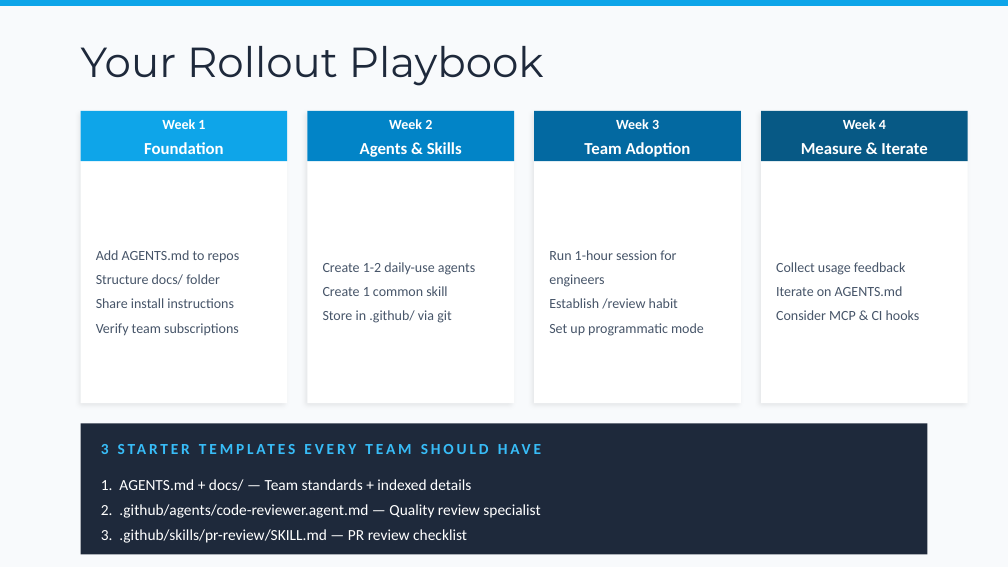
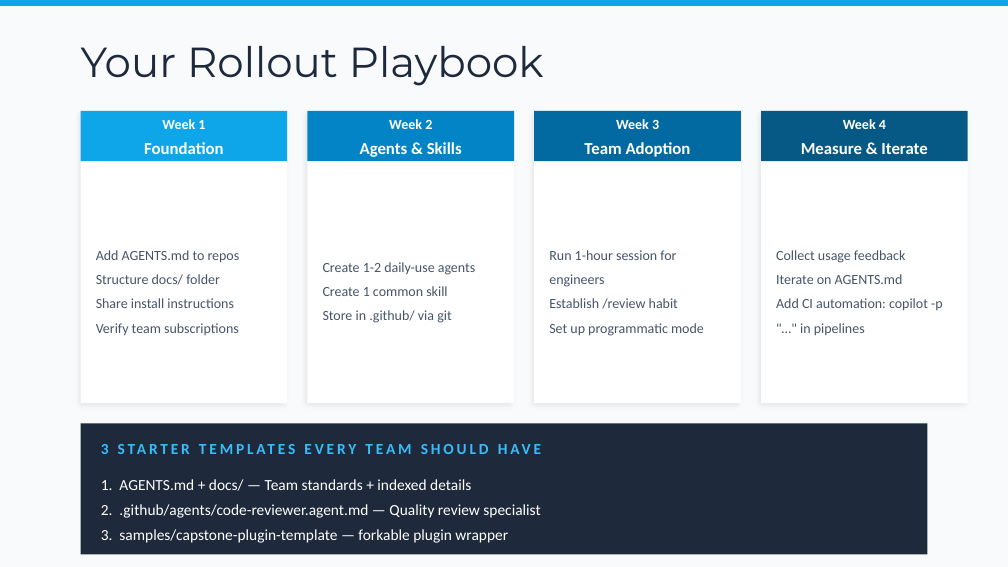
Before and after one commit to bubuding0809/copilot-cli-for-beginners, a slide deck: slide 21 of WORKSHOP-PRESENTATION.pptx (slide 22 before the commit). Drawn at 1008x567 pixels with LibreOffice and Linux fonts; fonts in the diff are those of the drawing. Boxes give left, top, right and bottom in pixels: in the first picture for what was removed or moved away, otherwise in the second. Text is boxed around its words. In the diff, an @@ line names an element or a change of style, - is before the commit and + after.

```diff
--- a/WORKSHOP-PRESENTATION.pptx
+++ b/WORKSHOP-PRESENTATION.pptx
@@ text at (776, 298, 943, 336): text changed @@
-Consider MCP & CI hooks
+Add CI automation: copilot -p "…" in pipelines
@@ text at (101, 529, 508, 543): text changed @@
-3. .github/skills/pr-review/SKILL.md — PR review checklist
+3. samples/capstone-plugin-template — forkable plugin wrapper
```
Also in this commit, not shown: 12 other slides changed, 1 slide added, 2 slides removed, 3 other files.
